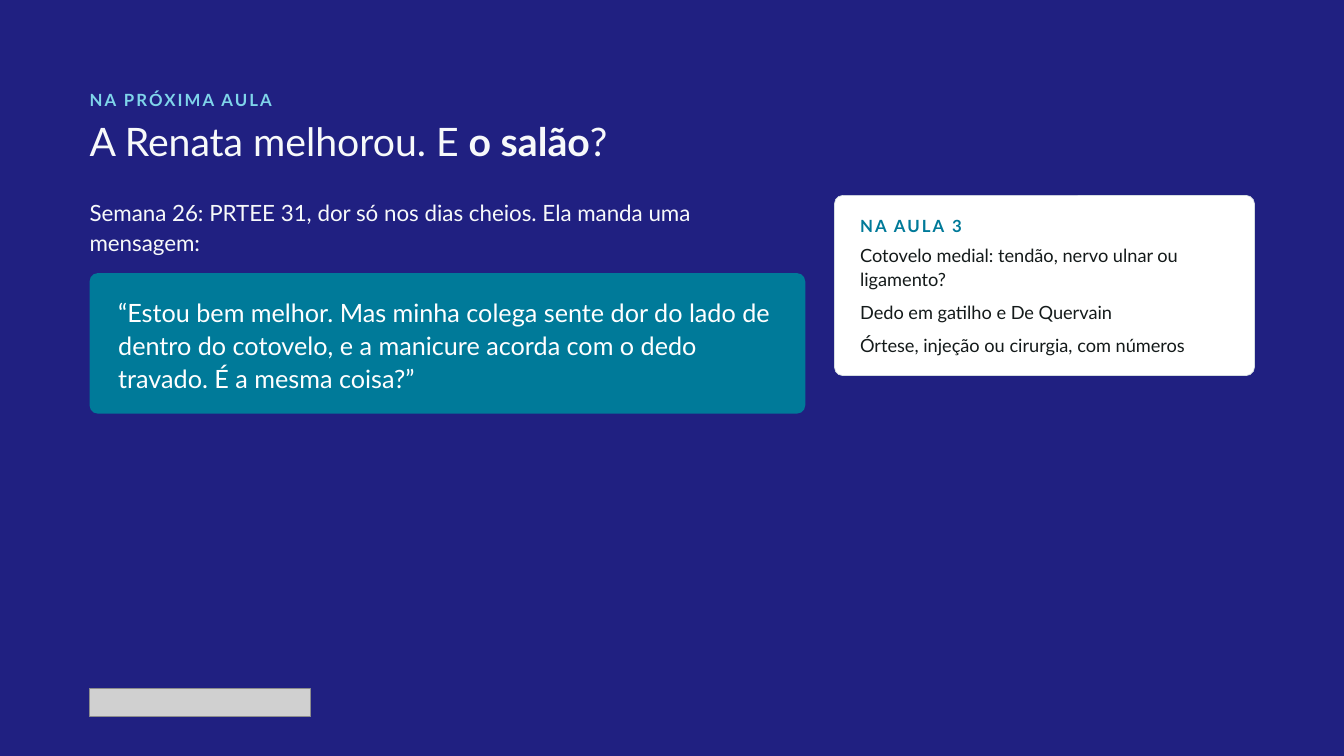
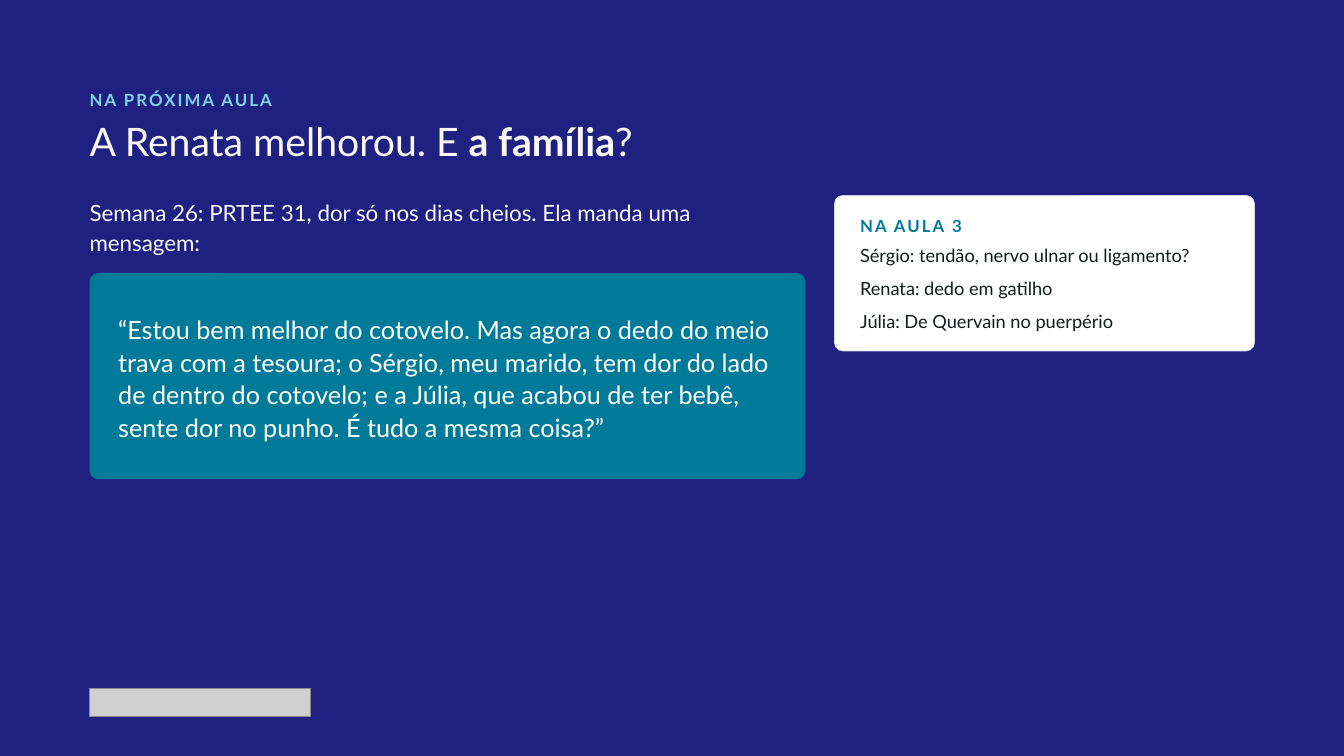
Before and after one commit to dossantosdanieel/illic, a slide deck: slide 23 of aulas/2026-11-cotovelo-lateral-2-reabilitacao/04_aula/cotovelo-lateral-2-reabilitacao.pptx. Drawn at 1344x756 pixels with LibreOffice and Linux fonts; fonts in the diff are those of the drawing; grey boxes stand for pictures. Boxes give left, top, right and bottom in pixels: in the first picture for what was removed or moved away, otherwise in the second. Text is boxed around its words. In the diff, an @@ line names an element or a change of style, - is before the commit and + after.

```diff
--- a/aulas/2026-11-cotovelo-lateral-2-reabilitacao/04_aula/cotovelo-lateral-2-reabilitacao.pptx
+++ b/aulas/2026-11-cotovelo-lateral-2-reabilitacao/04_aula/cotovelo-lateral-2-reabilitacao.pptx
@@ text at (90,127,633,157): text changed @@
-A Renata melhorou. E o salão?
+A Renata melhorou. E a família?
@@ rounded rectangle "NA AULA 3": place and size @@
-rounded rectangle "NA AULA 3" at (835,196,1255,376)
+rounded rectangle "NA AULA 3" at (835,196,1255,351)
@@ rounded rectangle "NA AULA 3" at (835,196,1255,351): proportions changed @@
@@ text in rounded rectangle at (860,248,1189,331): text changed @@
-Cotovelo medial: tendão, nervo ulnar ou ligamento?
-Dedo em gatilho e De Quervain
-Órtese, injeção ou cirurgia, com números
+Sérgio: tendão, nervo ulnar ou ligamento?
+Renata: dedo em gatilho
+Júlia: De Quervain no puerpério
@@ rounded rectangle "“Estou bem melhor do cotovelo. ..." at (90,273,806,479): proportions changed @@
@@ rounded rectangle "“Estou bem melhor do cotovelo. ...": place and size @@
-rounded rectangle "“Estou bem melhor do cotovelo. ..." at (90,273,806,414)
+rounded rectangle "“Estou bem melhor do cotovelo. ..." at (90,273,806,479)
@@ text in rounded rectangle at (118,320,769,442): text changed @@
-“Estou bem melhor. Mas minha colega sente dor do lado de dentro do cotovelo, e a manicure acorda com o dedo travado. É a mesma coisa?”
+“Estou bem melhor do cotovelo. Mas agora o dedo do meio trava com a tesoura; o Sérgio, meu marido, tem dor do lado de dentro do cotovelo; e a Júlia, que acabou de ter bebê, sente dor no punho. É tudo a mesma coisa?”
```
Also in this commit, not shown: 13 other slides changed, 18 other files.
